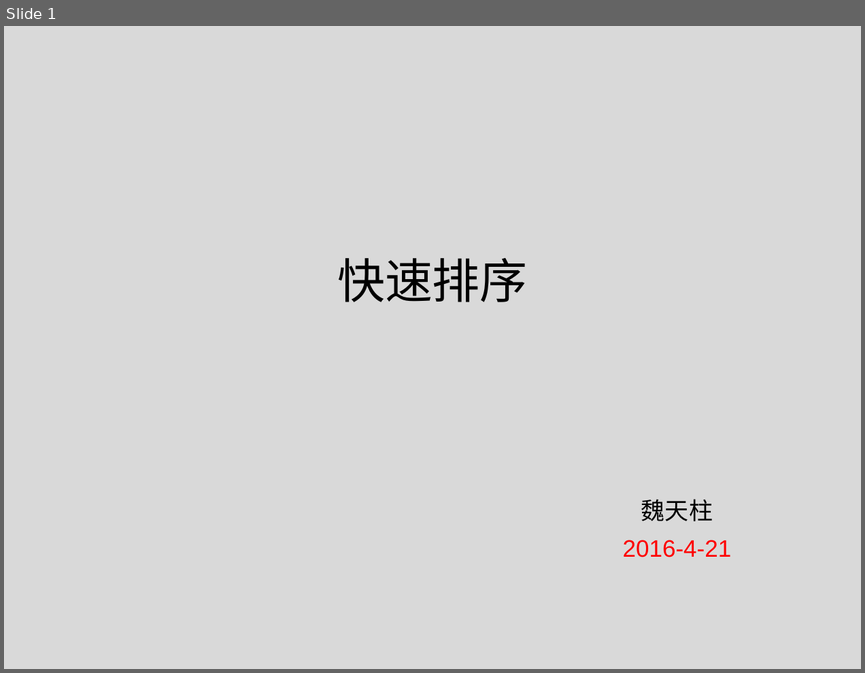
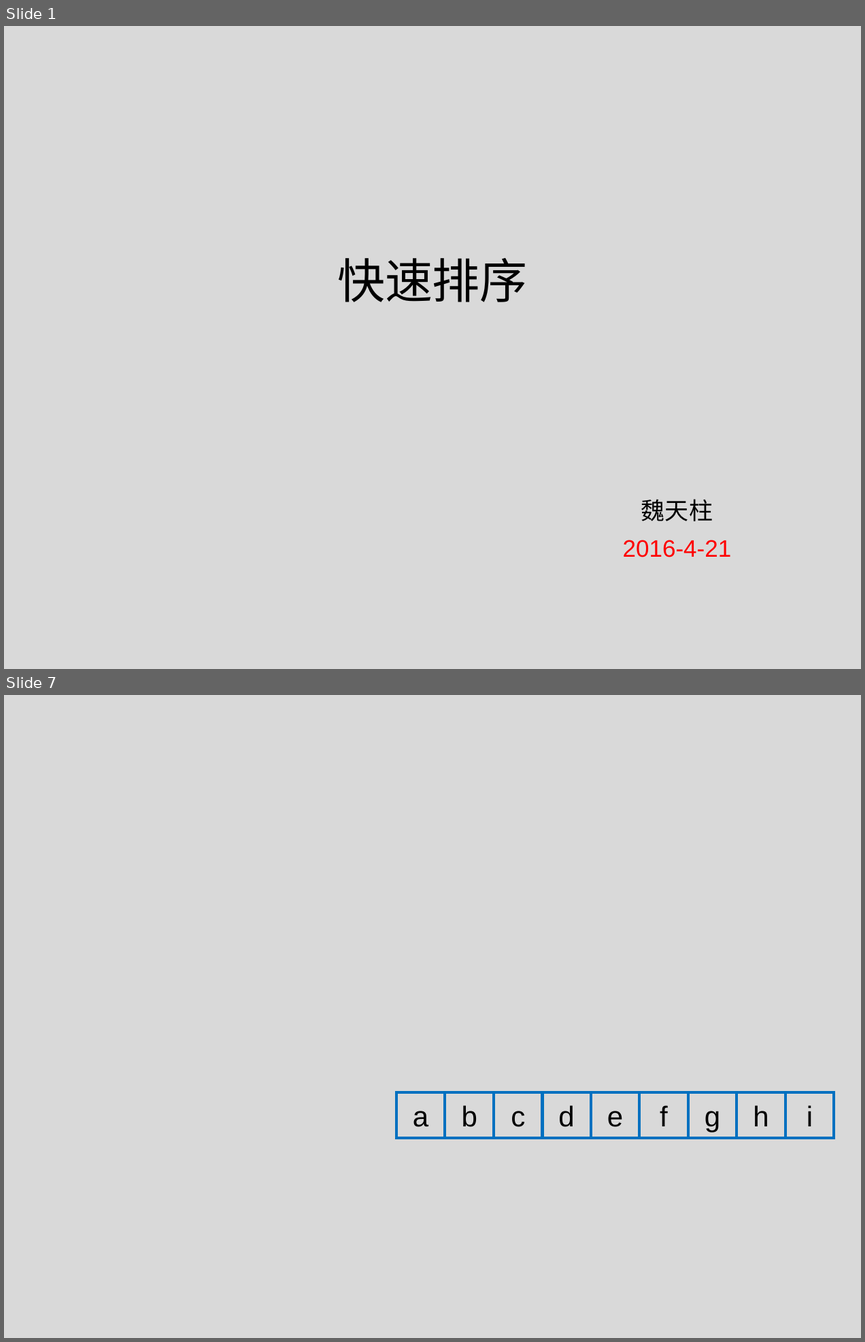
Before and after one commit to tianzhuwei/PPT, a slide deck: 快排+优化.pptx. Shown one above the other, each under a label of ours: slide 1 before the commit, slides 1 and 7 after it; the slides between them are not shown. The pictures are 865x673 and 865x1342 pixels, drawn with LibreOffice and Linux fonts; fonts in the diff are those of the drawing. Boxes give left, top, right and bottom in pixels: in the first picture for what was removed or moved away, otherwise in the second. Text is boxed around its words. In the diff, an @@ line names an element or a change of style, - is before the commit and + after.

```diff
--- a/快排+优化.pptx
+++ b/快排+优化.pptx
@@ slide 7 added at (4, 695, 861, 1338), background #D9D9D9 @@
@@ group added at (396, 1091, 834, 1137): 9 rectangles @@
+b
+c
+d
+a
+i
+f
+g
+h
+e
```
Also in this commit, not shown: 5 other slides added, 1 slide removed.
